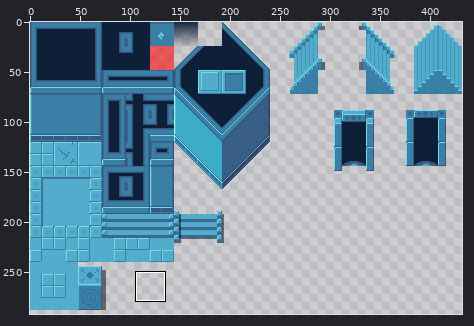
Edited in one commit: sprite sheet (Sprites_em_PNG/Tile_sets/Tile_24x24_test.png). Above: a wide view before the commit, with the close-up outlined.
Close-up. Before the edit:
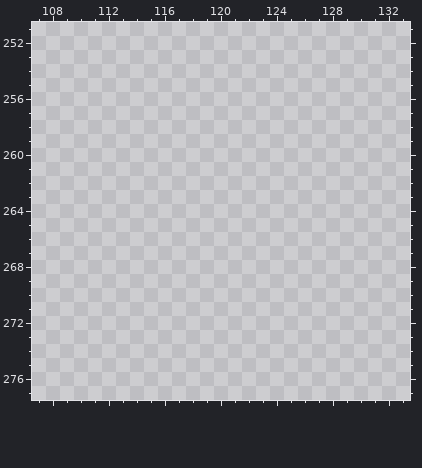
The file is 432x432 pixels. Pixels under 10% opacity are left out. Colours within 5 levels of each other are drawn and written as one. Shown: x 107..133, y 251..277. The wide view leaves out empty margins. The commit also changed other parts of the picture, which this record leaves out.
The result:
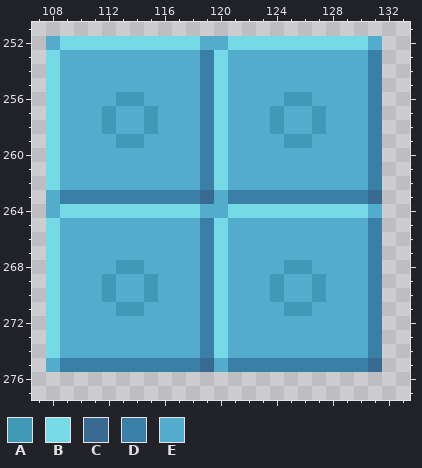
Palette (. is transparent): A #3e98b6  B #75d9e6  C #3a6a92  D #3a80a6  E #53accb
Edits made:
Colour A now appears in row 256 at x 113 to 114 and 125 to 126; in rows 257 to 258 at x 112, 115, 124 and 127; in row 259 at x 113 to 114 and 125 to 126; in row 268 at x 113 to 114 and 125 to 126; in rows 269 to 270 at x 112, 115, 124 and 127; in row 271 at x 113 to 114 and 125 to 126.
Colour B now appears in row 252 at x 109 to 118 and 121 to 130; in rows 253 to 262 at x 108 and 120; in row 264 at x 109 to 118 and 121 to 130; in rows 265 to 274 at x 108 and 120.
Colour C now appears in row 263 at x 119 and 131; in row 275 at x 119 and 131.
Colour D now appears in rows 253 to 262 at x 119 and 131; in row 263 at x 109 to 118 and 121 to 130; in rows 265 to 274 at x 119 and 131; in row 275 at x 109 to 118 and 121 to 130.
Colour E now appears in row 252 at x 108, 119 to 120 and 131; in rows 253 to 255 at x 109 to 118 and 121 to 130; in row 256 at x 109 to 112, 115 to 118, 121 to 124 and 127 to 130; in rows 257 to 258 at x 109 to 111, 113 to 114, 116 to 118, 121 to 123, 125 to 126 and 128 to 130; in row 259 at x 109 to 112, 115 to 118, 121 to 124 and 127 to 130; in rows 260 to 262 at x 109 to 118 and 121 to 130.
Colour E now appears in row 263 at x 108 and 120; in row 264 at x 108, 119 to 120 and 131; in rows 265 to 267 at x 109 to 118 and 121 to 130; in row 268 at x 109 to 112, 115 to 118, 121 to 124 and 127 to 130; in rows 269 to 270 at x 109 to 111, 113 to 114, 116 to 118, 121 to 123, 125 to 126 and 128 to 130; in row 271 at x 109 to 112, 115 to 118, 121 to 124 and 127 to 130.
Colour E now appears in rows 272 to 274 at x 109 to 118 and 121 to 130; in row 275 at x 108 and 120.
Pixel boxes of the changes (left, top, right, bottom) in both close-ups:
added: (46, 36, 382, 372)
